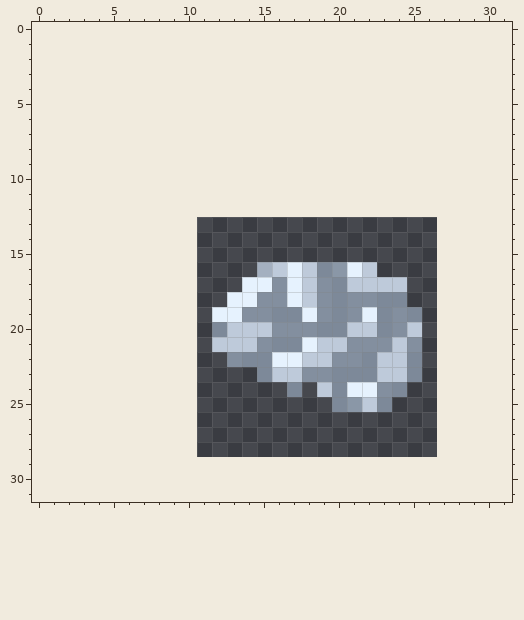
One commit to this pixel-art sprite: img/other/favicon.png. Above: the version before the commit.
The file is 16x16 pixels. Colours within 5 levels of each other are drawn and written as one. The old version is drawn lined up with the new one, on the new canvas.
Now the later version:
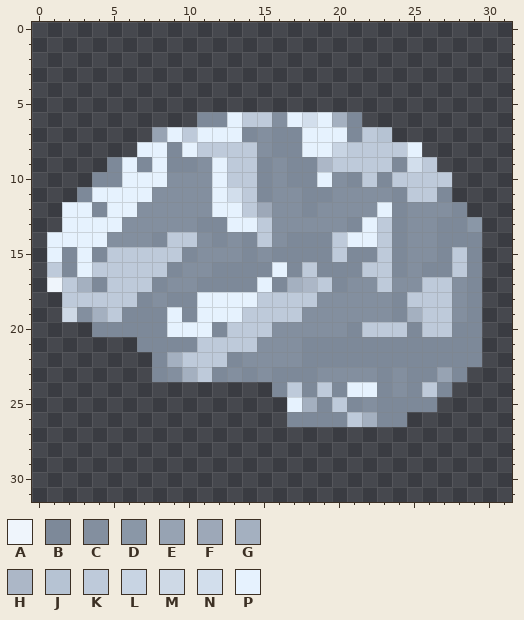
Palette (. is transparent): A #eff5fc  B #7d8999  C #838f9f  D #8a97a7  E #97a3b3  F #9da8b8  G #a4b0c0  H #acb7c7  J #b6c3d3  K #becada  L #c8d4e3  M #ced9e6  N #d2deec  P #e6f2fe
Author's note on the commit: 32x32 lab logo favicon
Edits made:
canvas 16x16 -> 32x32, the old top-left corner now at 11,13
Changed rows in their new state; - is an unchanged pixel.
first column x 1:
 6 ----------BBPKKCPNPGB--------
 7 -------EPKPPPBCBBPPPBKJ------
 8 ------PPBPKKKKCBBPPLKKKKP----
 9 ----BPBPBBCPKKBCBBHKKKKBNK---
10 ---BBPPPCCCPKKBCBBPCBKBKKKK--
11 --BPPPPCCCCPNKBCCBBCCCCBKKB--
12 -PPBPPCCCCCPPKFCCBCCCCPBCCCB-
13 -PPPPCCCCCBBPPKCCCCCBPKBCCBBD
14 PPPPCCCBKKCBCBKCBBBKPPKBCCBBB
15 PBPBKKKKKBCCCBCBBBBKBBKBCCBKB
16 KBPKKKKKBCCBBBBPB--BB-KBCBBKB
17 AKGBKKKBCCBBBB-BGHK-CC-CCKKCB
18 -KKKKKBCBBPP--KKK--C--C-KKKCB
19 -MCGKBBBPBP--KKKKC-C-CCBGKKCB
20 ---BBBBBPPP-------CCB-KKBKKBB
21 ------BBBBK----CCBBBBBBBBBBBB
22 -------BGKKKBCCCCBBBB-BB-BBBB
23 -------BCGKBCBCBBB-CCCBC-BEB-
24 ---------------BKB----BCBKB--
25 ----------------PGBKBC-BBB---
26 ----------------BBBBKGBB-----
